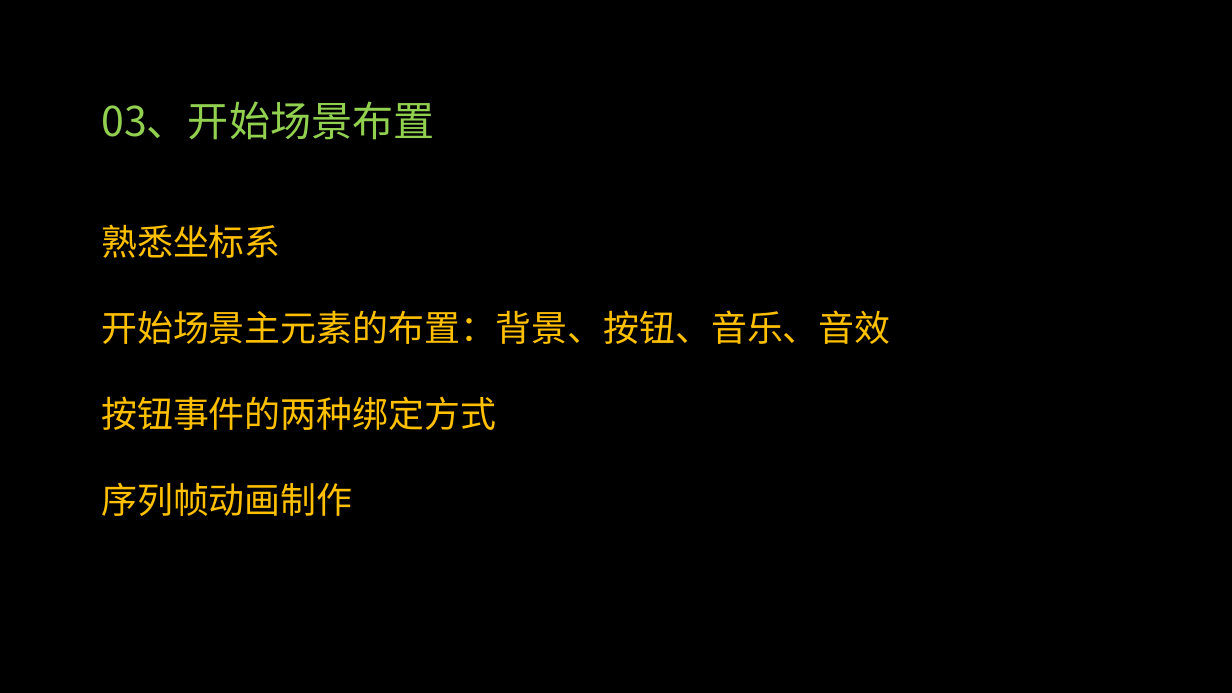
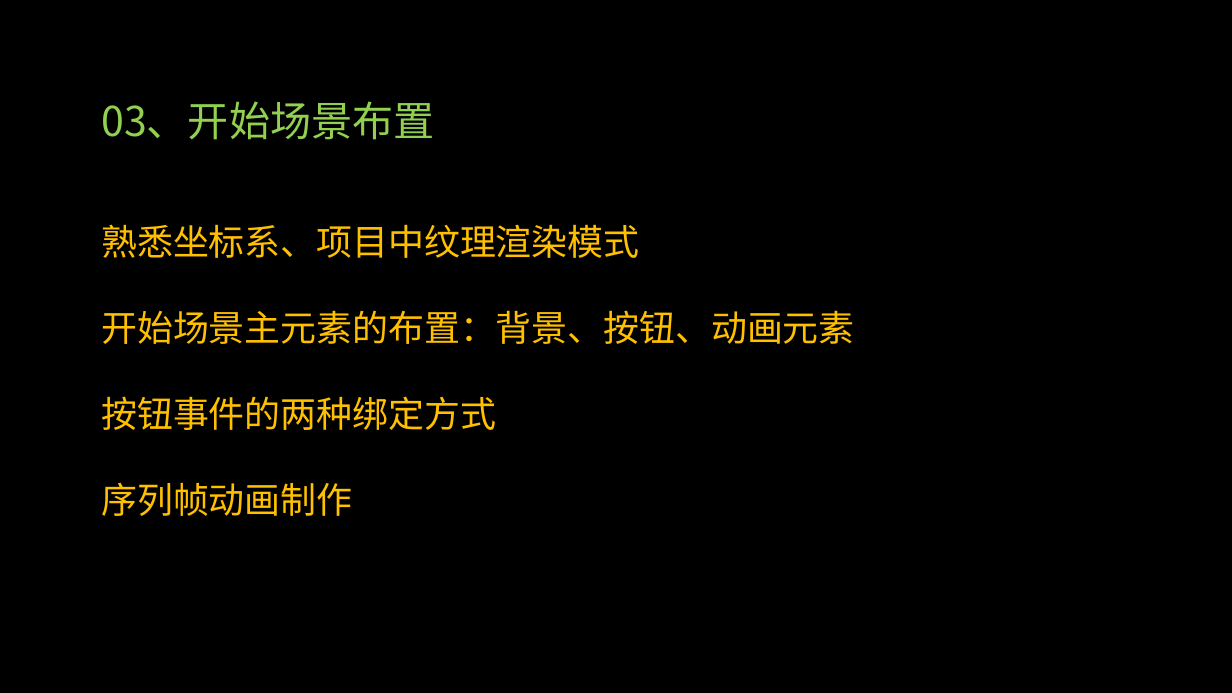
Before and after one commit to PGYangel/GodotStudy, a slide deck: slide 9 of Lesson1/Godot入门实践蛙里奥教程内容.pptx. Drawn at 1232x693 pixels with LibreOffice and Linux fonts; fonts in the diff are those of the drawing; background and template pictures are left out. Boxes give left, top, right and bottom in pixels: in the first picture for what was removed or moved away, otherwise in the second. Text is boxed around its words. In the diff, an @@ line names an element or a change of style, - is before the commit and + after.

Commit message:
03开始界面布局

```diff
--- a/Lesson1/Godot入门实践蛙里奥教程内容.pptx
+++ b/Lesson1/Godot入门实践蛙里奥教程内容.pptx
@@ text at bbox=[101, 224, 855, 344]: text changed @@
-熟悉坐标系
-开始场景主元素的布置：背景、按钮、音乐、音效
+熟悉坐标系、项目中纹理渲染模式
+开始场景主元素的布置：背景、按钮、动画元素
```
Also in this commit, not shown: 6 other files.
